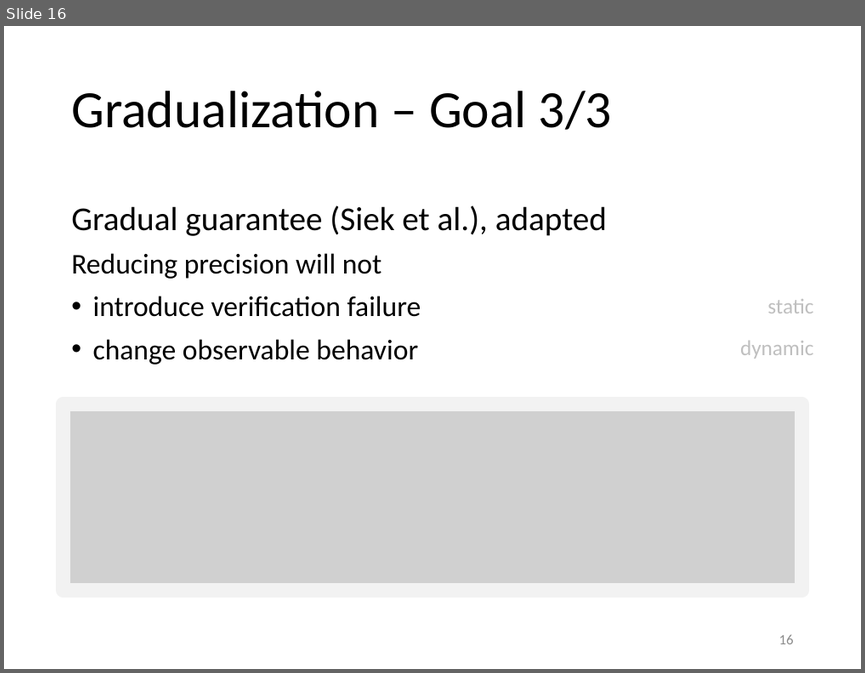
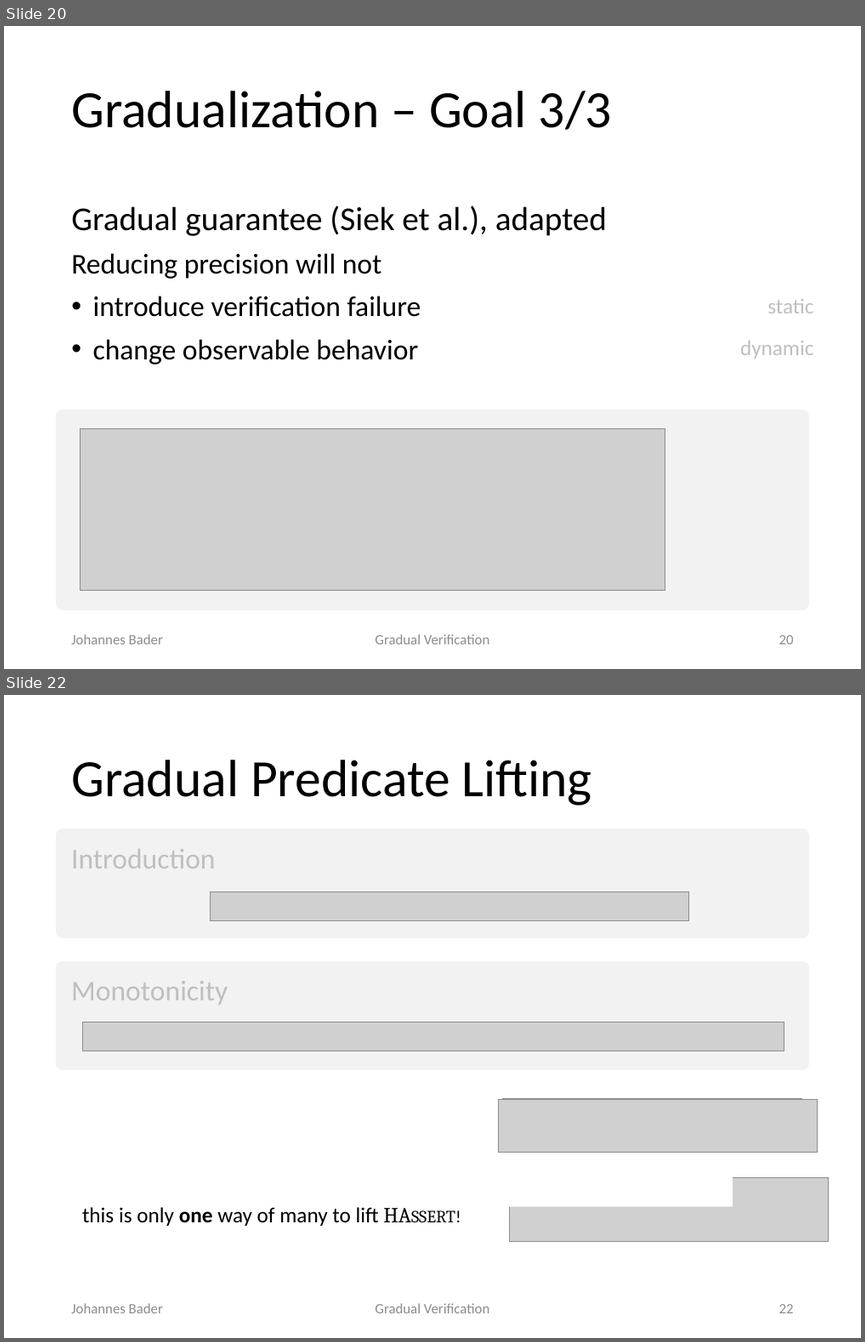
Before and after one commit to olydis/GradVerThesis, a slide deck: presentation/PLunch.pptx. Shown one above the other, each under a label of ours: slide 16 before the commit, slides 20 and 22 after it; the slides between them are not shown. The pictures are 865x673 and 865x1342 pixels, drawn with LibreOffice and Linux fonts; fonts in the diff are those of the drawing; grey boxes stand for pictures; background and template pictures are left out. Boxes give left, top, right and bottom in pixels: in the first picture for what was removed or moved away, otherwise in the second. Text is boxed around its words. In the diff, an @@ line names an element or a change of style, - is before the commit and + after.

```diff
--- a/presentation/PLunch.pptx
+++ b/presentation/PLunch.pptx
@@ slide 22 added at [4,695,861,1338], background #FFFFFF @@
@@ title added at [71,760,592,805], 44 pt, text #000000 @@
+Gradual Predicate Lifting
@@ rectangle added at [64,835,802,930], fill #F2F2F2, outline #F2F2F2 12 pt, 24 pt, text #BFBFBF @@
+Introduction
@@ picture added at [211,891,688,920] @@
@@ rectangle added at [64,969,802,1063], fill #F2F2F2, outline #F2F2F2 12 pt, 24 pt, text #BFBFBF @@
+Monotonicity
@@ picture added at [82,1021,783,1050] @@
@@ picture added at [499,1099,817,1151] @@
@@ picture added at [503,1099,800,1151] @@
@@ rectangle added at [500,1170,732,1207], fill #FFFFFF @@
@@ picture added at [510,1178,828,1242] @@
@@ text added at [82,1207,379,1225], 18 pt, text #000000 @@
+this is only one way of many to lift HAssert!
@@ text added at [71,1303,163,1313], 12 pt, text #8C8C8C @@
+Johannes Bader
@@ text added at [375,1303,489,1313], 12 pt, text #8C8C8C @@
+Gradual Verification
@@ page number added at [779,1304,794,1313], 12 pt, text #8C8C8C @@
+22
@@ what was slide 16 is now slide 20 @@
@@ slide 20 changed as well @@
@@ rectangle added at [64,416,802,602], fill #F2F2F2, outline #F2F2F2 12 pt @@
@@ picture: place and size @@
-picture at [64,404,802,590]
+picture at [80,429,665,590]
@@ text added at [71,634,163,644], 12 pt, text #8C8C8C @@
+Johannes Bader
@@ text added at [375,634,489,644], 12 pt, text #8C8C8C @@
+Gradual Verification
@@ page number at [779,635,794,644]: text changed @@
-16
+20
```
Also in this commit, not shown: 16 other slides changed, 29 other slides added, 8 slides removed, 2 other files.
